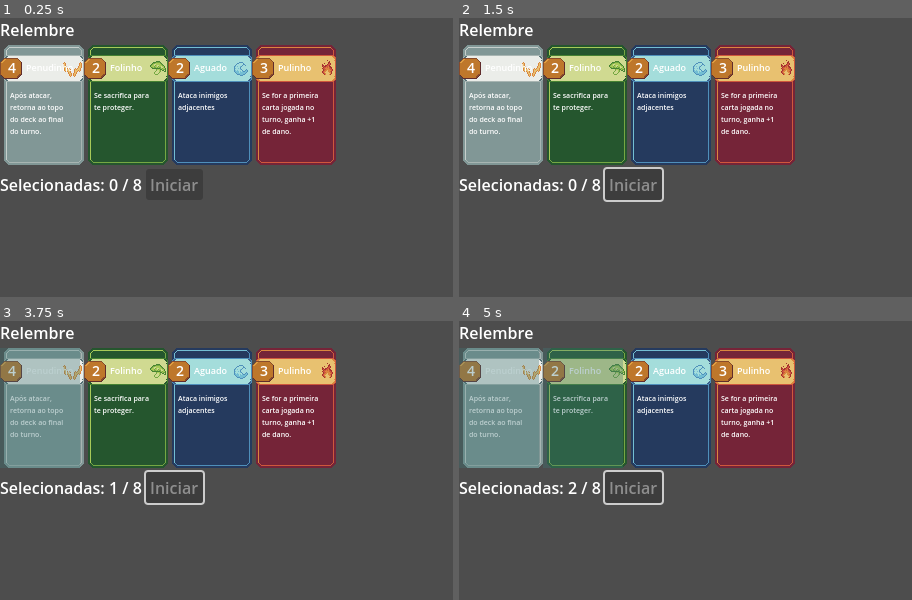
Above: before the commit, frames 1-4 (two rows, left to right).
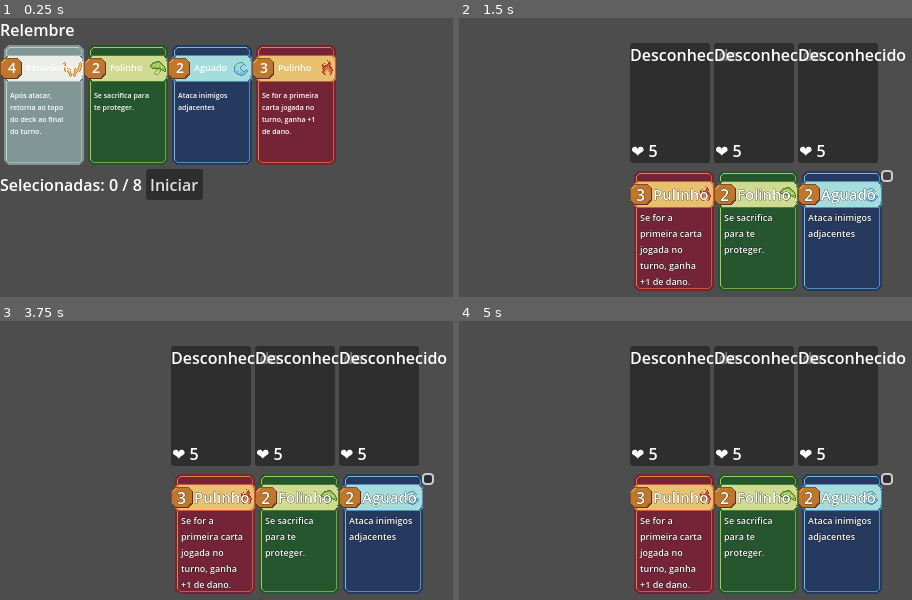
Above: after the commit, the same moments.

Repository: JonathanGoveira/CardGameTemplateGodot
Game: Godot game, scene res://scenes/pre_run_deck_selector.tscn
Two runs of this game, one before a commit and one after it. Both use one fixed random seed, a clock stepped at 60 frames per second and the inputs below.
Inputs (mouse positions are in pixels of both pictures, inside the frame that each line leads up to):
- Up to frame 1 (0.25 s): no input
- Up to frame 2 (1.5 s): click (635, 185) at 0.5 s, where only the run after the commit has a clickable "Iniciar"; click (884, 177) at 1.27 s
- Up to frame 3 (3.75 s): click (425, 480) at 2.02 s; click (425, 480) at 2.77 s; tap Enter at 3.5 s; drag from (40, 407) to (385, 421) at 3.52 s
- Up to frame 4 (5 s): tap Space at 4.25 s; drag from (581, 407) to (748, 572) at 4.27 s

The runs differ from the first frame. In frame 1, 0.2% of the frame differs, in the area x 33-44%, y 57-63%; in frame 2, 63%, in the area x 0-99%, y 2-98%; in frame 3, 63%; in frame 4, 62%.

Commit message:
Update pre_run_deck_selector

Diff:
--- a/cardgametemplate/scenes/battle/board.tscn
+++ b/cardgametemplate/scenes/battle/board.tscn
@@ -1,8 +1,8 @@
 [gd_scene load_steps=8 format=3 uid="uid://dkuk5uaw56b8f"]
 
-[ext_resource type="Script" uid="uid://c0giw7bs8lw4i" path="res://scripts/batlle/board.gd" id="1_qmi5o"]
+[ext_resource type="Script" uid="uid://c0giw7bs8lw4i" path="res://scripts/battle/board.gd" id="1_qmi5o"]
 [ext_resource type="PackedScene" uid="uid://coxglu8wkptdt" path="res://scenes/battle/enemy_board.tscn" id="2_qmi5o"]
-[ext_resource type="Script" uid="uid://bgiwrxu11p2yt" path="res://scripts/batlle/deck_manager.gd" id="3_aesho"]
+[ext_resource type="Script" uid="uid://bgiwrxu11p2yt" path="res://scripts/battle/deck_manager.gd" id="3_aesho"]
 [ext_resource type="PackedScene" uid="uid://b2f0gstxcgifp" path="res://scenes/cards/card_base.tscn" id="4_x7pv8"]
 [ext_resource type="Resource" uid="uid://bkajiysgoiwdc" path="res://scripts/cards/data/firi/pulinho_card_data.tres" id="5_0ecky"]
 [ext_resource type="Resource" uid="uid://d21nvole0t8r5" path="res://scripts/cards/data/trufi/folinho_card_data.tres" id="6_0yp24"]
--- a/cardgametemplate/scenes/battle/enemy_board.tscn
+++ b/cardgametemplate/scenes/battle/enemy_board.tscn
@@ -1,6 +1,6 @@
 [gd_scene load_steps=2 format=3 uid="uid://coxglu8wkptdt"]
 
-[ext_resource type="Script" uid="uid://brvy8didbdb0s" path="res://scripts/batlle/enemy_battle.gd" id="1_at28c"]
+[ext_resource type="Script" uid="uid://brvy8didbdb0s" path="res://scripts/battle/enemy_battle.gd" id="1_at28c"]
 
 [node name="Inimigo" type="Control"]
 custom_minimum_size = Vector2(80, 120)
--- a/cardgametemplate/scenes/cards/card_selectable.tscn
+++ b/cardgametemplate/scenes/cards/card_selectable.tscn
@@ -1,7 +1,6 @@
-[gd_scene load_steps=6 format=3 uid="uid://cj2t3os33leus"]
+[gd_scene load_steps=5 format=3 uid="uid://cj2t3os33leus"]
 
 [ext_resource type="Script" uid="uid://bdfm1l71rn4tq" path="res://scripts/cards/card_selectable.gd" id="1_7h8ka"]
-[ext_resource type="Resource" uid="uid://bkajiysgoiwdc" path="res://scripts/cards/data/firi/pulinho_card_data.tres" id="2_qed0t"]
 
 [sub_resource type="LabelSettings" id="LabelSettings_qed0t"]
 font_size = 9
@@ -23,7 +22,6 @@
 offset_right = 40.0
 offset_bottom = 40.0
 script = ExtResource("1_7h8ka")
-dados = ExtResource("2_qed0t")
 
 [node name="TextureRect" type="TextureRect" parent="."]
 layout_mode = 0
--- a/cardgametemplate/scenes/pre_run_deck_selector.tscn
+++ b/cardgametemplate/scenes/pre_run_deck_selector.tscn
@@ -39,3 +39,5 @@
 [node name="Start" type="Button" parent="PainelPrincipal/LinhaInferior"]
 layout_mode = 2
 text = "Iniciar"
+
+[connection signal="pressed" from="PainelPrincipal/LinhaInferior/Start" to="." method="on_start_pressed"]
--- a/cardgametemplate/scripts/pre_run_deck_selector.gd
+++ b/cardgametemplate/scripts/pre_run_deck_selector.gd
@@ -57,4 +57,10 @@
 	label.text = "Selecionadas: %d / %d" % [selecionadas.size(), max_cartas_selecionadas]
 
 	var botao = get_node(botao_iniciar_path)
-	botao.disabled = selecionadas.size() != max_cartas_selecionadas
+	#botao.disabled = selecionadas.size() != max_cartas_selecionadas
+
+
+func on_start_pressed() -> void:
+	var caminho_batalha = "res://scenes/battle_scene.tscn"
+	get_tree().change_scene_to_file(caminho_batalha)
+	print("Mudando para a cena de batalha...")
Renamed: cardgametemplate/scripts/batlle/board.gd -> cardgametemplate/scripts/battle/board.gd
Renamed: cardgametemplate/scripts/batlle/board.gd.uid -> cardgametemplate/scripts/battle/board.gd.uid
Renamed: cardgametemplate/scripts/batlle/deck_manager.gd -> cardgametemplate/scripts/battle/deck_manager.gd
Renamed: cardgametemplate/scripts/batlle/deck_manager.gd.uid -> cardgametemplate/scripts/battle/deck_manager.gd.uid
Renamed: cardgametemplate/scripts/batlle/enemy_battle.gd -> cardgametemplate/scripts/battle/enemy_battle.gd
Renamed: cardgametemplate/scripts/batlle/enemy_battle.gd.uid -> cardgametemplate/scripts/battle/enemy_battle.gd.uid
